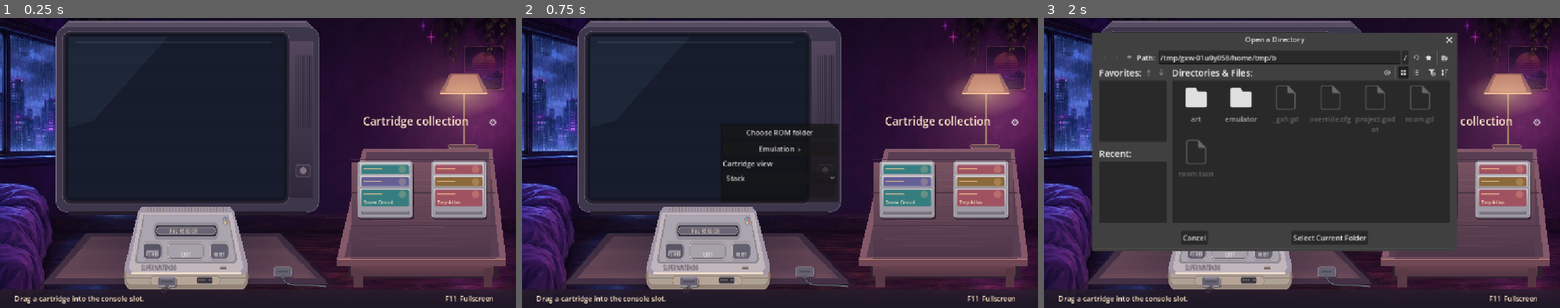
Above: before the commit, frames 1-3 (left to right).
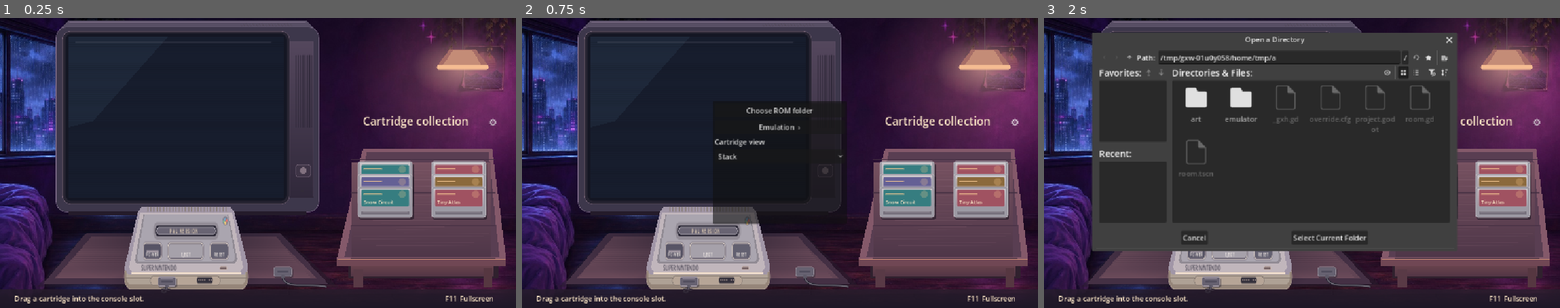
Above: after the commit, the same moments.

Repository: BaconBaps/snes
Game: Godot game, scene res://room.tscn
The game is run twice, just before and just after one commit, with the same random seed, the same clock (stepped at 60 frames per second) and the same inputs.
Inputs:
- Up to frame 1 (0.25 s): no input
- Up to frame 2 (0.75 s): click "⚙" at 0.5 s
- Up to frame 3 (2 s): click "Choose ROM folder" at 1.25 s

The runs differ from the first frame. In frame 1, 4.5% of the frame differs, in the area x 78-100%, y 0-46%; in frame 2, 7.1%, in the area x 37-100%, y 0-72%; in frame 3, 4.5%.

Commit message:
Add ceiling light toggle and emulation controls

Diff:
--- a/emulator/bridge.gd
+++ b/emulator/bridge.gd
@@ -2,6 +2,7 @@
 
 signal failed(message: String)
 signal frame_changed
+signal state_result(message: String)
 
 var rgb565 := true
 
@@ -104,6 +105,12 @@
 	if authenticated:
 		send_command(82, 0)
 
+func request_state(save: bool) -> void:
+	if running and authenticated and picture:
+		send_command(83 if save else 76, 0)
+	else:
+		state_result.emit("Insert a playable cartridge first.")
+
 func set_player_two(connected: bool) -> void:
 	player_two_connected = connected
 	sent_second_mask = -1
@@ -171,6 +178,16 @@
 		if kind == 4:
 			core_stats = Vector4(width, height, rate, payload_size) / 1000.0
 			offset += HEADER_SIZE
+			continue
+		if kind == 5:
+			if payload_size > 4096:
+				report_error("Invalid save-state response.")
+				return
+			var message_end := offset + HEADER_SIZE + payload_size
+			if message_end > incoming.size():
+				break
+			state_result.emit(incoming.slice(offset + HEADER_SIZE, message_end).get_string_from_utf8())
+			offset = message_end
 			continue
 		if kind < 1 or kind > 3 or width > 1024 or height > 1024 or payload_size > 32768:
 			report_error("Invalid data from the emulator core.")
--- a/emulator/crt.gdshader
+++ b/emulator/crt.gdshader
@@ -2,6 +2,8 @@
 render_mode unshaded;
 
 uniform bool rgb565 = true;
+uniform bool scanlines = true;
+uniform int preset = 0;
 
 void fragment() {
 	// Snes9x delivers a little-endian 16-bit pixel in the R and G bytes.
@@ -14,6 +16,15 @@
 		float((pixel >> 5) & green_mask) / float(green_mask),
 		float(pixel & 31) / 31.0
 	);
-	float scanline = mod(floor(UV.y * 360.0), 4.0) == 0.0 ? 0.81 : 1.0;
+	if (preset == 1) {
+		vec2 edge = UV * 2.0 - 1.0;
+		rgb *= (1.0 - 0.16 * dot(edge, edge)) * vec3(1.0, 0.97, 0.92);
+	} else if (preset == 2) {
+		int phosphor = int(floor(UV.x * 480.0)) % 3;
+		vec3 mask = phosphor == 0 ? vec3(1.0, 0.78, 0.78) : (
+			phosphor == 1 ? vec3(0.78, 1.0, 0.78) : vec3(0.78, 0.78, 1.0));
+		rgb *= mask;
+	}
+	float scanline = scanlines && mod(floor(UV.y * 360.0), 4.0) == 0.0 ? 0.81 : 1.0;
 	COLOR = vec4(rgb * scanline, 1.0);
 }
--- /dev/null
+++ b/emulator/room_dimmer.gdshader
@@ -0,0 +1,13 @@
+shader_type canvas_item;
+render_mode unshaded;
+
+uniform vec2 screen_origin;
+uniform vec2 screen_size;
+
+void fragment() {
+	vec2 point = UV * vec2(1152.0, 607.0);
+	vec2 local = point - screen_origin;
+	if (all(greaterThanEqual(local, vec2(0.0))) && all(lessThan(local, screen_size))) {
+		COLOR.a = 0.0;
+	}
+}
--- a/room.gd
+++ b/room.gd
@@ -17,6 +17,7 @@
 const LOOSE_PLUG := Vector2(611, 556)
 const LOOSE_CABLE_END := Vector2(729, 601)
 const DESK := Rect2(770, 301, 354, 246)
+const CEILING_LIGHT := Rect2(970, 60, 126, 62)
 const TV_OFFSET := Vector2(0, -55)
 const TV_GLASS := Rect2(153, 96, 480, 360)
 const SCREEN := Rect2(TV_GLASS.position + TV_OFFSET, TV_GLASS.size)
@@ -51,11 +52,24 @@
 		queue_redraw()
 
 var crt := TextureRect.new()
+var room_dimmer := ColorRect.new()
+var ceiling_light_on := true
+var scanlines_enabled := true
 var screen_spill := ColorRect.new()
 var screen_light := Color.BLACK
 var diagnostics := Label.new()
 
 func _ready() -> void:
+	var dimmer_material := ShaderMaterial.new()
+	dimmer_material.shader = preload("res://emulator/room_dimmer.gdshader")
+	dimmer_material.set_shader_parameter("screen_origin", SCREEN.position)
+	dimmer_material.set_shader_parameter("screen_size", SCREEN.size)
+	room_dimmer.material = dimmer_material
+	room_dimmer.color = Color("#0a081665")
+	room_dimmer.size = Vector2(1152, 607)
+	room_dimmer.mouse_filter = Control.MOUSE_FILTER_IGNORE
+	room_dimmer.hide()
+	add_child(room_dimmer)
 	var spill_material := ShaderMaterial.new()
 	spill_material.shader = preload("res://emulator/crt_spill.gdshader")
 	screen_spill.material = spill_material
@@ -124,14 +138,16 @@
 	emulation_button.text = "Emulation  ›"
 	emulation_button.pressed.connect(func():
 		menu.hide()
-		emulation_page.show())
+		emulation_page.show()
+		settings.size = Vector2i(300, 302))
 	menu.add_child(emulation_button)
 
 	var back := Button.new()
 	back.text = "‹  Settings"
 	back.pressed.connect(func():
 		emulation_page.hide()
-		menu.show())
+		menu.show()
+		settings.size = Vector2i(300, 176))
 	emulation_page.add_child(back)
 
 	var core_label := Label.new()
@@ -141,6 +157,7 @@
 	for name in emulator.CORE_NAMES:
 		core_picker.add_item(name)
 	emulation_page.add_child(core_picker)
+	add_emulation_controls(emulation_page)
 
 	var layout_label := Label.new()
 	layout_label.text = "Cartridge view"
@@ -165,8 +182,43 @@
 		queue_redraw()
 		emulation_page.hide()
 		menu.show()
-		settings.popup_centered(Vector2i(264, 176)))
+		settings.popup_centered(Vector2i(300, 176)))
 	add_child(gear)
+
+func add_emulation_controls(page_controls: VBoxContainer) -> void:
+	var state_buttons := HBoxContainer.new()
+	for action in ["Save state", "Load state"]:
+		var button := Button.new()
+		button.text = action
+		button.size_flags_horizontal = Control.SIZE_EXPAND_FILL
+		var save: bool = action == "Save state"
+		button.pressed.connect(func(): emulator.request_state(save))
+		state_buttons.add_child(button)
+	page_controls.add_child(state_buttons)
+
+	var state_status := Label.new()
+	state_status.text = "One state per game and core"
+	emulator.state_result.connect(func(result: String): state_status.text = result)
+	page_controls.add_child(state_status)
+
+	var scanlines := CheckButton.new()
+	scanlines.text = "Scanlines"
+	scanlines.button_pressed = true
+	scanlines.toggled.connect(func(enabled: bool):
+		scanlines_enabled = enabled
+		crt.material.set_shader_parameter("scanlines", enabled)
+		queue_redraw())
+	page_controls.add_child(scanlines)
+
+	var shader_label := Label.new()
+	shader_label.text = "Shader preset"
+	page_controls.add_child(shader_label)
+	var shader_picker := OptionButton.new()
+	for preset in ["Standard", "Soft CRT", "RGB Mask"]:
+		shader_picker.add_item(preset)
+	shader_picker.item_selected.connect(func(index: int):
+		crt.material.set_shader_parameter("preset", index))
+	page_controls.add_child(shader_picker)
 
 func update_crt() -> void:
 	if crt.texture != emulator.picture:
@@ -281,6 +333,11 @@
 
 func press_at(point: Vector2) -> void:
 	var plug := player_two_plug_position()
+	if CEILING_LIGHT.has_point(point) and dragging < 0:
+		ceiling_light_on = not ceiling_light_on
+		room_dimmer.visible = not ceiling_light_on
+		queue_redraw()
+		return
 	if dragging < 0 and Rect2(plug, PLUG_SIZE).has_point(point):
 		dragging_plug = true
 		plug_grab_offset = point - plug
@@ -430,7 +487,8 @@
 
 func draw_bedroom() -> void:
 	draw_texture_rect(preload("res://art/bedroom.jpg"), Rect2(0, 0, 1152, 648), false)
-	glow(Vector2(1035, 198), Vector2(187, 170), Color("#e997a62e"))
+	if ceiling_light_on:
+		glow(Vector2(1035, 132), Vector2(255, 219), Color("#ec91a349"))
 
 	# Woven rug under the console.
 	shape([Vector2(188, 483), Vector2(630, 483), Vector2(754, 600), Vector2(84, 600)], "#261c2b7f")
@@ -441,15 +499,19 @@
 		line(Vector2(204 - side, y), Vector2(616 + side, y), "#bd87902b")
 	glow(Vector2(414, 492), Vector2(305, 115), Color("#161323a5"))
 
+func draw_ceiling_light() -> void:
+	line(Vector2(1033, 0), Vector2(1033, 71), "#564150", 3)
+	if ceiling_light_on:
+		glow(Vector2(1033, 110), Vector2(113, 71), Color("#ffd2aa75"))
+	shape([Vector2(1003, 71), Vector2(1063, 71), Vector2(1091, 108),
+		Vector2(975, 108)], "#a66d67" if ceiling_light_on else "#493847")
+	shape([Vector2(1011, 73), Vector2(1055, 73), Vector2(1075, 106),
+		Vector2(988, 106)], "#c48c77" if ceiling_light_on else "#5a4451")
+	rounded(Rect2(975, 105, 116, 10), 5, "#f5bc92" if ceiling_light_on else "#43333e")
+	if CEILING_LIGHT.has_point(pointer):
+		line(Vector2(992, 108), Vector2(1075, 108), "#fff0d8" if ceiling_light_on else "#9d7b8b", 2)
+
 func draw_desk() -> void:
-	# A warm desk lamp lights the cartridge tray.
-	box(1032, 162, 8, 133, "#4c3246")
-	line(Vector2(1036, 165), Vector2(1036, 284), "#e2a780", 2)
-	rounded(Rect2(1000, 282, 67, 10), 5, "#614354", "#b78570")
-	shape([Vector2(1004, 125), Vector2(1069, 125), Vector2(1090, 169), Vector2(981, 169)], "#8c575c")
-	shape([Vector2(1010, 126), Vector2(1063, 126), Vector2(1078, 166), Vector2(992, 166)], "#bc7f6f")
-	glow(Vector2(1035, 171), Vector2(95, 49), Color("#ffd3a576"))
-	line(Vector2(984, 169), Vector2(1087, 169), "#fac297", 3)
 
 	rounded(Rect2(777, 482, 336, 100), 5, "#30212e")
 	gradient(Rect2(783, 514, 319, 64), "#8c5957", "#523545")
@@ -497,8 +559,9 @@
 	else:
 		shape([Vector2(154, 97), Vector2(375, 97), Vector2(207, 286), Vector2(154, 299)], "#70a0c116")
 		line(Vector2(169, 109), Vector2(605, 109), "#b1aec331", 2)
-	for y in range(98, 456, 4):
-		line(Vector2(153, y), Vector2(633, y), "#090b1524")
+	if scanlines_enabled:
+		for y in range(98, 456, 4):
+			line(Vector2(153, y), Vector2(633, y), "#090b1524")
 	for x in range(660, 696, 5):
 		rounded(Rect2(x, 137, 2, 163), 1, "#30293a")
 	rounded(Rect2(660, 382, 34, 29), 6, "#3e3446", "#78677b")
@@ -600,6 +663,7 @@
 
 func _draw() -> void:
 	draw_bedroom()
+	draw_ceiling_light()
 	draw_desk()
 	draw_television()
 	draw_console()
